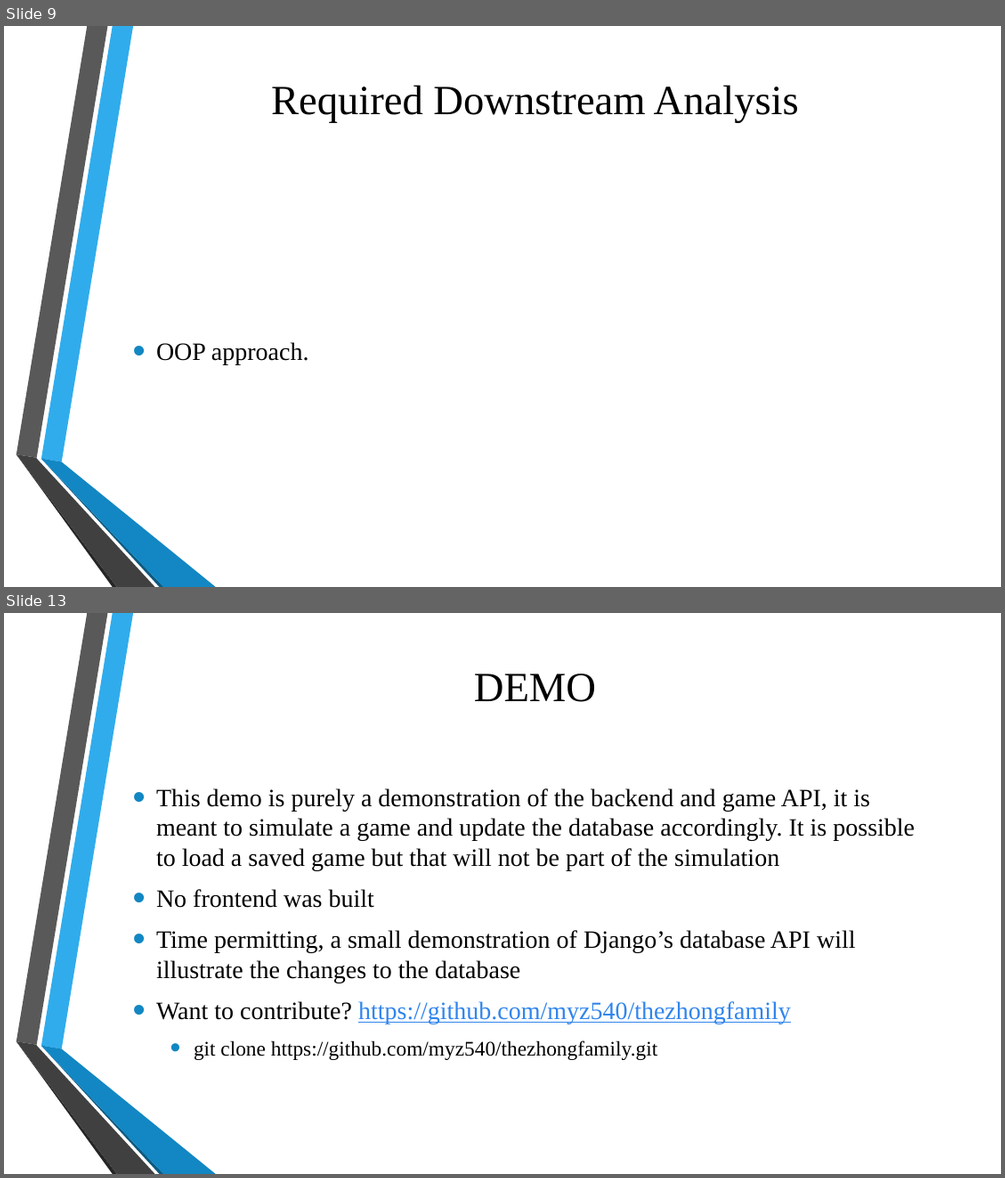
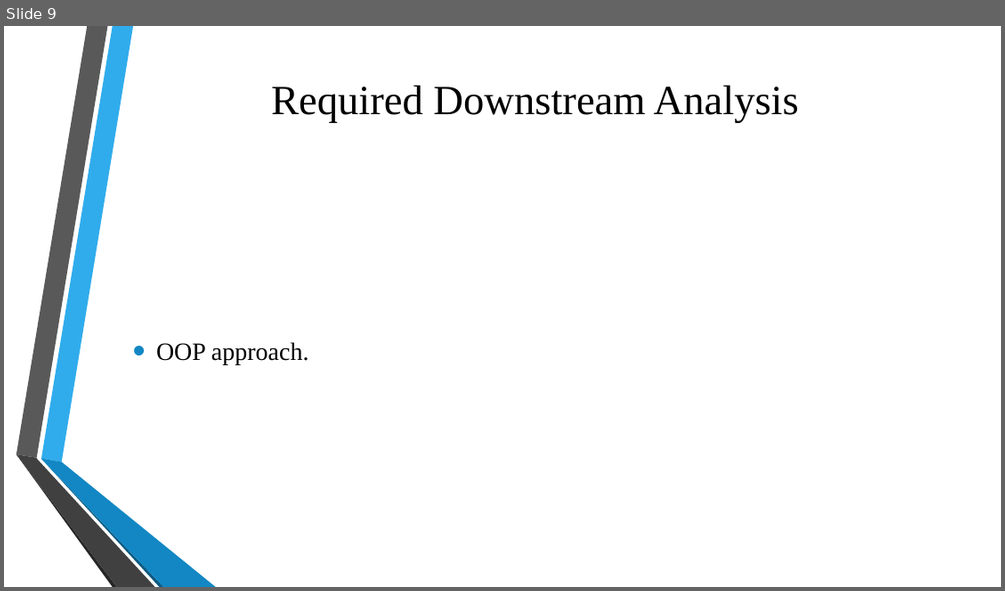
Before and after one commit to myz540/fantasy_analytics, a slide deck: fantasy_analytics_PP.pptx. Shown one above the other, each under a label of ours: slides 9 and 13 before the commit, slide 9 after it; the slides between them are not shown. The pictures are 1005x1178 and 1005x591 pixels, drawn with LibreOffice and Linux fonts; fonts in the diff are those of the drawing; background and template pictures are left out. Boxes give left, top, right and bottom in pixels: in the first picture for what was removed or moved away, otherwise in the second. Text is boxed around its words. In the diff, an @@ line names an element or a change of style, - is before the commit and + after.

```diff
--- a/fantasy_analytics_PP.pptx
+++ b/fantasy_analytics_PP.pptx
@@ slide 13 removed at (4, 613, 1001, 1174), background picture (left out); not listed: 6 template elements that a slide beside it also shows @@
@@ title removed at (474, 674, 596, 702) @@
-DEMO
@@ text removed at (156, 788, 914, 1060) @@
-• This demo is purely a demonstration of the backend and game API, it is meant to simulate a game and update the database accordingly. It is possible to load a saved game but that will not be part of the simulation
-• No frontend was built
-• Time permitting, a small demonstration of Django’s database API will illustrate the changes to the database
-• Want to contribute? https://github.com/myz540/thezhongfamily
-  • git clone https://github.com/myz540/thezhongfamily.git
```
Also in this commit, not shown: 3 other slides removed, 2 other files.
